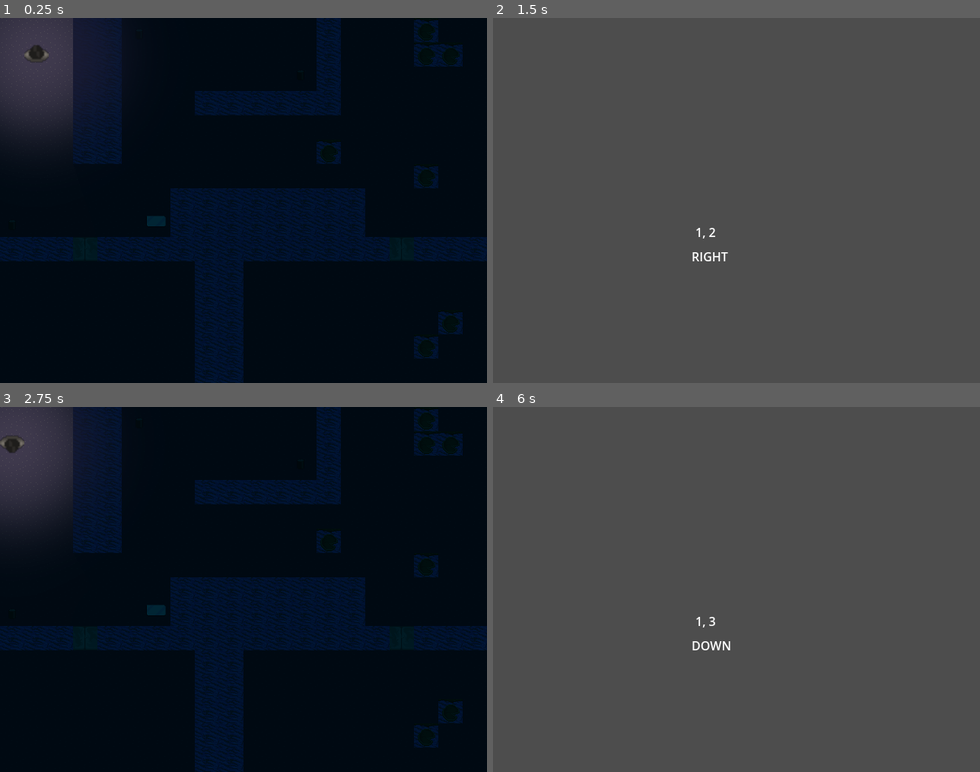
Above: before the commit, frames 1-4 (two rows, left to right).
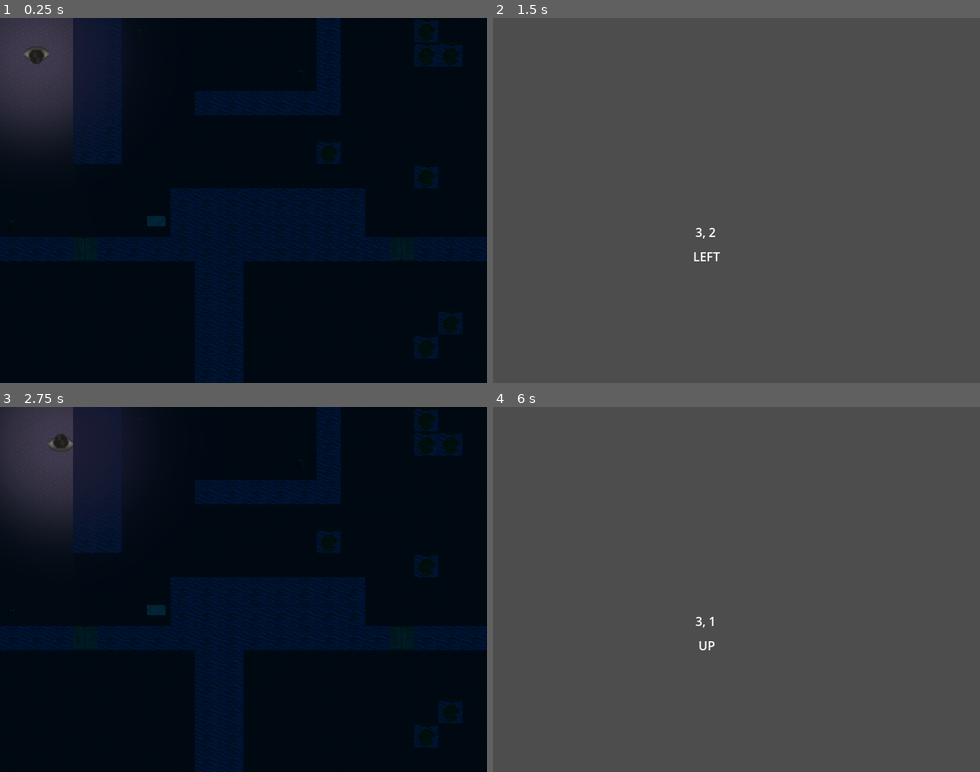
Above: after the commit, the same moments.

Repository: Davidwallacesadler/after_the_end
Game: Godot game, scene res://scenes/main.tscn
Same seed, same stepped clock (60 frames per second), same inputs: the game is played once before the commit and once after it.
Inputs:
- Up to frame 1 (0.25 s): no input
- Up to frame 2 (1.5 s): tap Enter at 0.5 s; hold D (move_right) 0.53-1.28 s; tap E (interact) at 0.6, 1.35 s; tap Space (toggle_player_pov) at 1.25 s; hold S (move_down) from 1.28 s (still down)
- Up to frame 3 (2.75 s): tap Enter at 2 s; release S (move_down) at 2.03 s; hold D (move_right) from 2.03 s (still down); tap Space (toggle_player_pov) at 2.1 s; tap E (interact) at 2.3 s
- Up to frame 4 (6 s): tap Space (toggle_player_pov) at 2.75, 4.25, 4.35 s; release D (move_right) at 2.78 s; hold W (move_up) 2.78-3.53 s; tap E (interact) at 2.85, 3.6, 4.55, 5.1, 5.85 s; tap Enter at 3.5 s; hold A (move_left) 3.53-5.03 s; hold S (move_down) 5.03-5.78 s; hold D (move_right) from 5.78 s (still down)

The runs differ from the first frame. In frame 1, less than 0.1% of the frame differs, in the area x 5-10%, y 7-13%; in frame 2, 0.1%; in frame 3, 0.2%, in the area x 0-15%, y 0-27%; in frame 4, 0.2%.

Commit message:
Add some oomph to the candles

Diff:
--- a/scenes/candle.tscn
+++ b/scenes/candle.tscn
@@ -1,13 +1,18 @@
-[gd_scene load_steps=5 format=3 uid="uid://d1ryoa586hivi"]
+[gd_scene load_steps=7 format=3 uid="uid://d1ryoa586hivi"]
 
 [ext_resource type="Script" path="res://scripts/candle.gd" id="1_tj8pq"]
 [ext_resource type="Texture2D" uid="uid://dghkg7sukqcxp" path="res://assets/candle.png" id="2_j82nu"]
 [ext_resource type="Texture2D" uid="uid://c21hy6i4ehbx3" path="res://assets/light.png" id="3_3lrgf"]
+[ext_resource type="Texture2D" uid="uid://burovwnoe8g5v" path="res://assets/candle_lit.png" id="3_w0fic"]
+[ext_resource type="AudioStream" uid="uid://diuh5ki1xwsjq" path="res://assets/match_strike.wav" id="5_csdoo"]
 
 [sub_resource type="RectangleShape2D" id="RectangleShape2D_wn4nl"]
+size = Vector2(64, 64)
 
 [node name="Candle" type="Node2D"]
 script = ExtResource("1_tj8pq")
+default_sprite = ExtResource("2_j82nu")
+lit_sprite = ExtResource("3_w0fic")
 
 [node name="CandleSprite" type="Sprite2D" parent="."]
 unique_name_in_owner = true
@@ -25,3 +30,7 @@
 
 [node name="InteractionAreaShape" type="CollisionShape2D" parent="InteractionArea"]
 shape = SubResource("RectangleShape2D_wn4nl")
+
+[node name="AudioPlayer" type="AudioStreamPlayer2D" parent="."]
+unique_name_in_owner = true
+stream = ExtResource("5_csdoo")
--- a/scenes/main.tscn
+++ b/scenes/main.tscn
@@ -99,6 +99,7 @@
 [node name="Player" parent="WorldDarkness/World" instance=ExtResource("1_upucr")]
 unique_name_in_owner = true
 position = Vector2(47, 43)
+rotation = 3.14159
 
 [node name="top_down_object" parent="WorldDarkness/World" instance=ExtResource("5_e55dm")]
 position = Vector2(205, 268)
--- a/scenes/top_down_object.tscn
+++ b/scenes/top_down_object.tscn
@@ -3,6 +3,7 @@
 [ext_resource type="Script" path="res://scripts/top_down_object.gd" id="1_6my1h"]
 
 [sub_resource type="RectangleShape2D" id="RectangleShape2D_2uyrm"]
+size = Vector2(64, 64)
 
 [node name="top_down_object" type="Node2D"]
 script = ExtResource("1_6my1h")
--- a/scripts/candle.gd
+++ b/scripts/candle.gd
@@ -5,11 +5,23 @@
 # ////////////////////
 @export var is_lit: bool = false
 @export var type: CandleType = CandleType.TEA_LIGHT
+@export var flicker_time_seconds: float = 1
+@export var flicker_energy_drain: float = 0.2
+@export var default_sprite: Texture
+@export var lit_sprite: Texture
+
+# ////////////////////
+# Preloads (Resources)
+# ////////////////////
+var _candle_light_sound = preload("res://assets/match_strike.wav")
+var _candle_extinguish_sound = preload("res://assets/blow_out_candle.wav")
 
 # ////////////////////
 # Private Variables
 # ////////////////////
 var _should_light_on_interact: bool = false
+var _initial_light_energy: float = 1
+var _is_flickering: bool = false
 
 # ////////////////////
 # Virtual Functions
@@ -22,9 +34,10 @@
 	%InteractionArea.area_exited.connect(_on_interaction_area_exited)
 
 
+
 func _process(_delta):
-	if _should_light_on_interact and Input.is_action_just_pressed("interact"):
-		_on_player_interacted()
+	_handle_character_interaction()
+	_handle_candle_flicker()
 
 # ////////////////////
 # Private Functions
@@ -53,6 +66,12 @@
 
 func _update_candle_light_enabled_state() -> void:
 	%CandleLight.enabled = is_lit
+	if is_lit:
+		%CandleSprite.texture = lit_sprite
+	else:
+		%CandleSprite.texture = default_sprite
+
+
 
 func _on_interaction_area_entered(_area: Area2D) -> void:
 	_should_light_on_interact = true
@@ -62,10 +81,36 @@
 	_should_light_on_interact = false
 
 
-func _on_player_interacted() -> void:
-	if _should_light_on_interact:
+func _handle_character_interaction() -> void:
+	if _should_light_on_interact and Input.is_action_just_pressed("interact"):
 		is_lit = not is_lit
+
+		if is_lit:
+			%AudioPlayer.stream = _candle_light_sound
+		else:
+			%AudioPlayer.stream = _candle_extinguish_sound
+		%AudioPlayer.play()
+
 		_update_candle_light_enabled_state()
+
+
+func _handle_candle_flicker() -> void:
+	if is_lit and not _is_flickering:
+		var new_light_energy: float
+		if %CandleLight.energy == _initial_light_energy:
+			new_light_energy = _initial_light_energy - flicker_energy_drain
+		else:
+			new_light_energy = _initial_light_energy
+
+		var tween: Tween = create_tween()
+		tween.finished.connect(_handle_candle_stop_flicker)
+		tween.tween_property(%CandleLight, "energy", new_light_energy, flicker_time_seconds)
+
+		_is_flickering = true
+
+
+func _handle_candle_stop_flicker() -> void:
+	_is_flickering = false
 
 
 # ////////////////////
--- a/scripts/main.gd
+++ b/scripts/main.gd
@@ -4,6 +4,7 @@
 # Export Variables
 # ////////////////////
 @export var player_start_position_in_tiles: Vector2 = Vector2(2, 2)
+@export var player_start_direction: Vector2 = Vector2.DOWN
 @export var tile_size: int = 32
 
 # ////////////////////
@@ -28,6 +29,7 @@
 	%WorldDarkness.color = _darkness_color
 
 	GameEvents.player_interacted.connect(_on_player_interacted)
+	GameEvents.player_picked_up_object.connect(_on_player_picked_up_object)
 
 
 func _process(delta):
@@ -69,3 +71,8 @@
 
 	%MainAudioPlayer.stream = data.interaction_sound
 	%MainAudioPlayer.play()
+
+
+func _on_player_picked_up_object() -> void:
+	_is_showing_player_pov = false
+	_update_scene_visiblities()
--- a/scripts/player.gd
+++ b/scripts/player.gd
@@ -9,7 +9,7 @@
 # ////////////////////
 # Private Variables
 # ////////////////////
-var _player_face_direction: Vector2 = Vector2.UP
+var _player_face_direction: Vector2 = Vector2.DOWN
 var _is_moving: bool = false
 var _is_rotating: bool = false
 var _can_move_forwards: bool = true
--- a/scripts/player_pov.gd
+++ b/scripts/player_pov.gd
@@ -4,7 +4,7 @@
 # Exports
 # ////////////////////
 @export var current_tile_position: Vector2 = Vector2.ZERO
-@export var current_player_face_direction: Vector2 = Vector2.UP
+@export var current_player_face_direction: Vector2 = Vector2.DOWN
 
 
 # ////////////////////
Not shown, added: assets/blow_out_candle.wav.import
Binary file added: assets/candle_lit.png
Not shown, added: assets/candle_lit.png.import
Not shown, added: assets/blow_out_candle.wav
